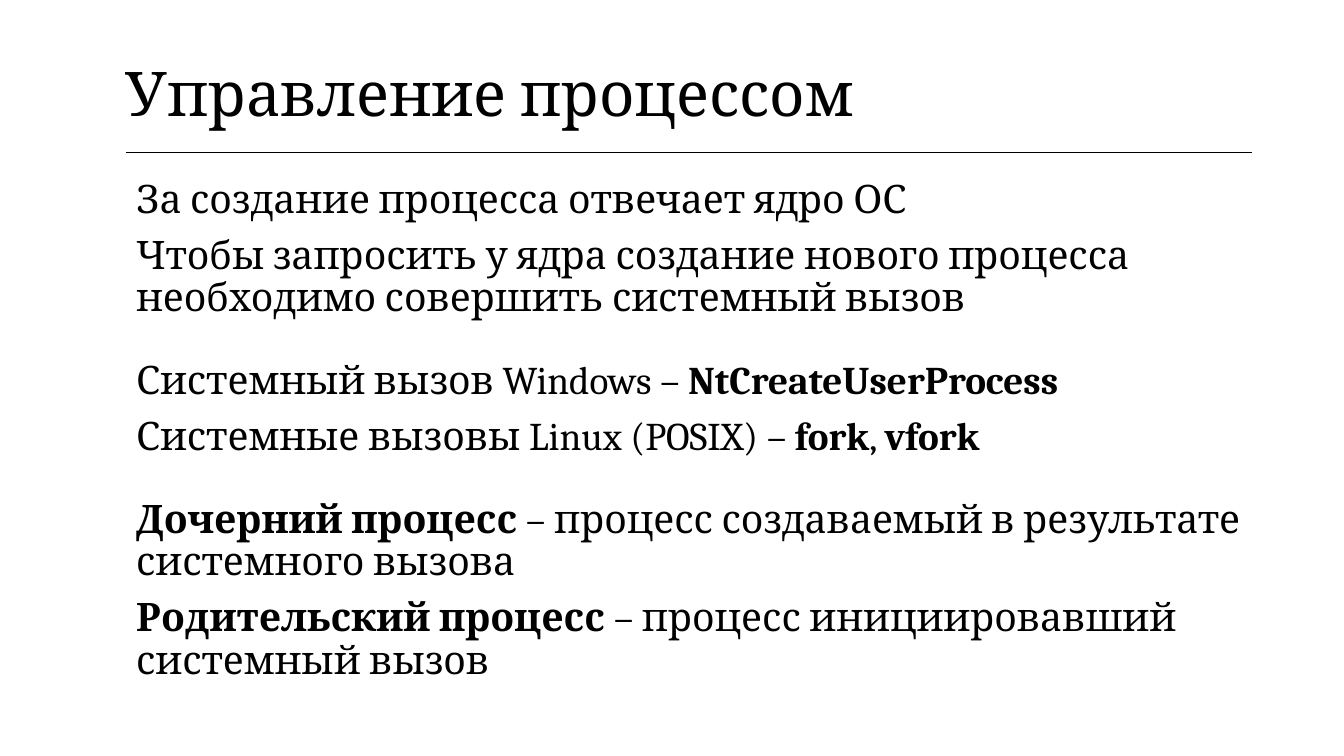
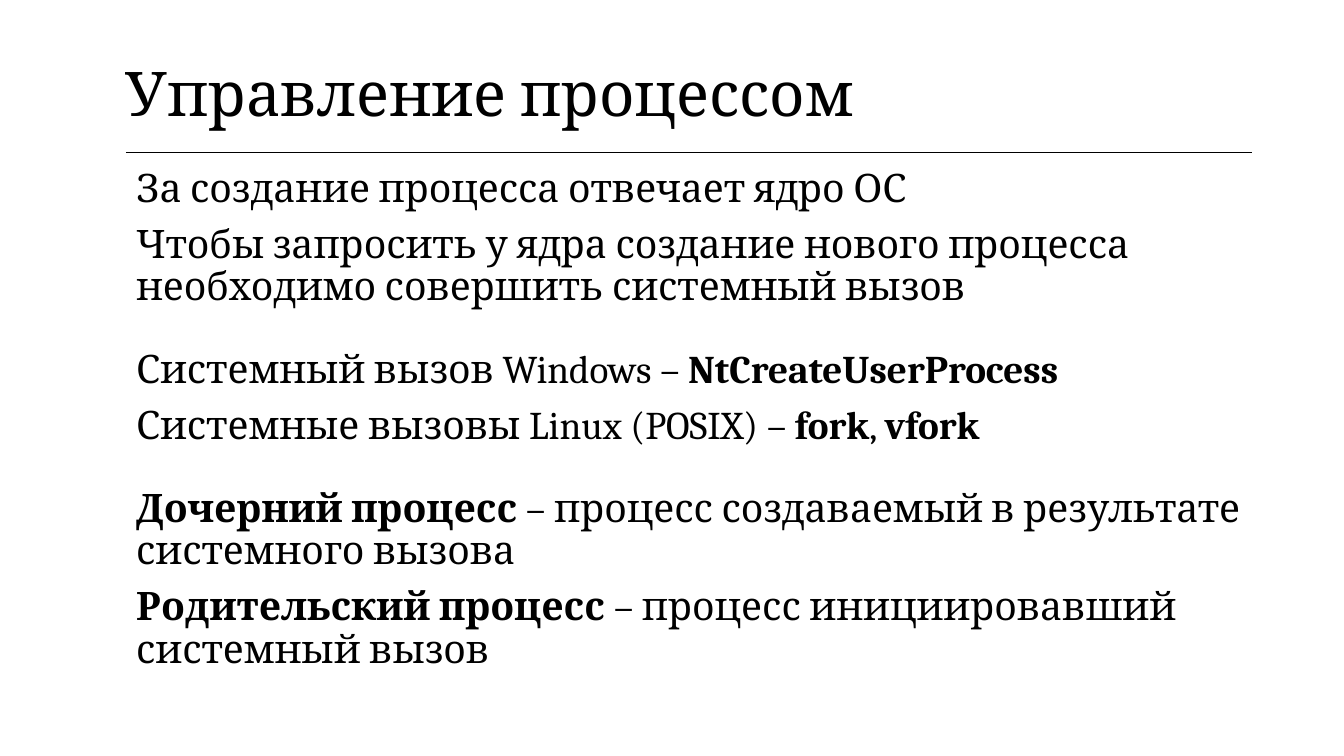
Before and after one commit to Manmadeeers/5sem, a slide deck: slide 20 of OS/Lections/Лекция 4 - Управление процессами.pptx. Drawn at 1344x756 pixels with LibreOffice and Linux fonts; fonts in the diff are those of the drawing. Boxes give left, top, right and bottom in pixels: in the first picture for what was removed or moved away, otherwise in the second. Text is boxed around its words. In the diff, an @@ line names an element or a change of style, - is before the commit and + after.

```diff
--- a/OS/Lections/Лекция 4 - Управление процессами.pptx
+++ b/OS/Lections/Лекция 4 - Управление процессами.pptx
@@ text "За создание процесса отвечает ядро ...": place and size @@
-text "За создание процесса отвечает ядро ..." at [136, 184, 1240, 675]
+text "За создание процесса отвечает ядро ..." at [136, 173, 1240, 664]
```
Also in this commit, not shown: 7 other files.
